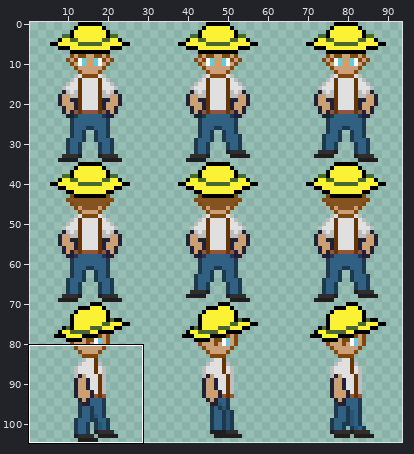
Sprite sheet -- godot/assets/player.png. The picture above shows the old version from afar; the outline marks the close-up.
Close-up. Before the commit:
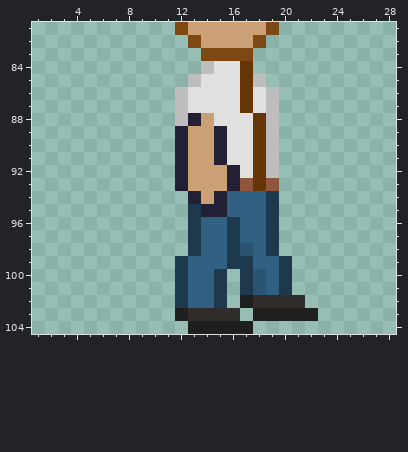
The file is 96x105 pixels. Colours within 5 levels of each other are drawn and written as one. Shown: x 1..28, y 81..104. The wide view leaves out empty margins. The commit also changed other parts of the picture, which this record leaves out.
And afterwards:
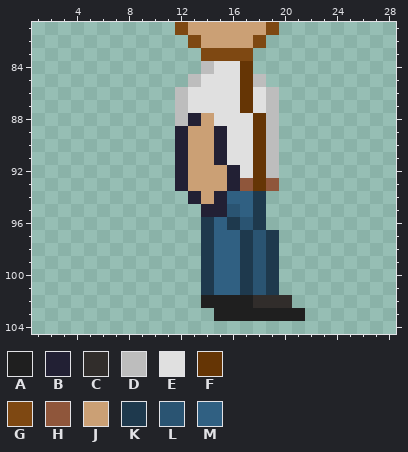
Palette (. is transparent): A #1f1f1f  B #222034  C #312d2b  D #bdbdbd  E #e0e0e0  F #653505  G #7e4812  H #8f563b  J #cba075  K #1e394d  L #2a5472  M #306082
Difference:
{"y":94,"x":18,"old":"MK","new":"K."}
{"y":95,"x":13,"old":"K","new":"."}
{"y":95,"x":16,"old":"M","new":"L"}
{"y":95,"x":18,"old":"MK","new":"K."}
{"y":96,"x":13,"old":"KM","new":".K"}
{"y":96,"x":17,"old":"MMK","new":"LK."}
{"y":97,"x":13,"old":"KM","new":".K"}
{"y":97,"x":16,"old":"KMM","new":"MKL"}
{"y":98,"x":13,"old":"KM","new":".K"}
{"y":98,"x":16,"old":"KLM","new":"MKL"}
{"y":99,"x":12,"old":"KMM","new":"..K"}
{"y":99,"x":16,"old":"K","new":"M"}
{"y":99,"x":18,"old":"MMK","new":"LK."}
{"y":100,"x":12,"old":"KMMK.","new":"..KMM"}
{"y":100,"x":19,"old":"MK","new":"K."}
{"y":101,"x":12,"old":"KMMK.","new":"..KMM"}
{"y":101,"x":19,"old":"MK","new":"K."}
{"y":102,"x":12,"old":"KMMK.","new":"..AAA"}
{"y":102,"x":21,"old":"C","new":"."}
{"y":103,"x":12,"old":"ACCCC.","new":"...AAA"}
{"y":103,"x":22,"old":"A","new":"."}
{"y":104,"x":13,"old":"AAAAA","new":"....."}
{"label":"changed","picture_box":[175,191,318,334]}
